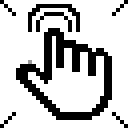
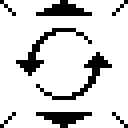
The second 128 x 128 image is a revision of the first. Changes to its layers:
renamed "Rotate Up New" to "Rotate Up", showed it over (16, 0, 112, 128)
hid "Down" over (16, 4, 112, 120)
